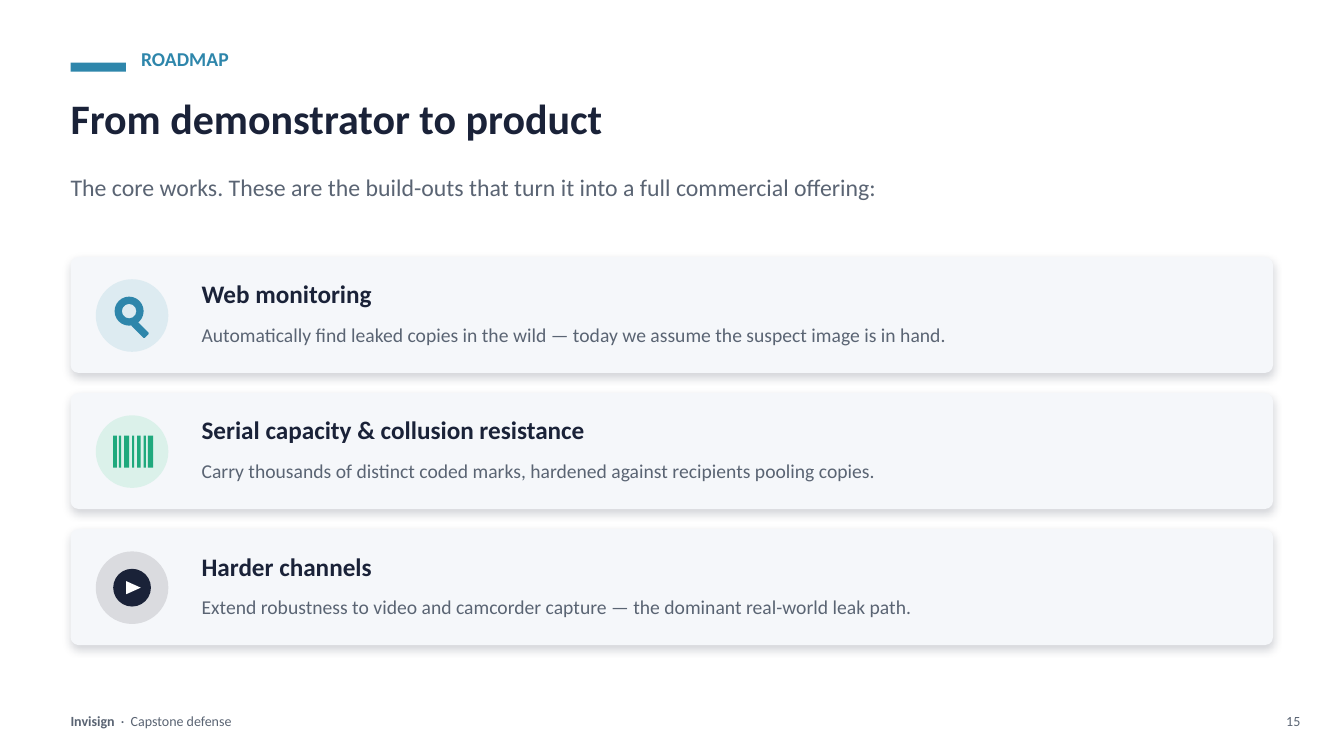
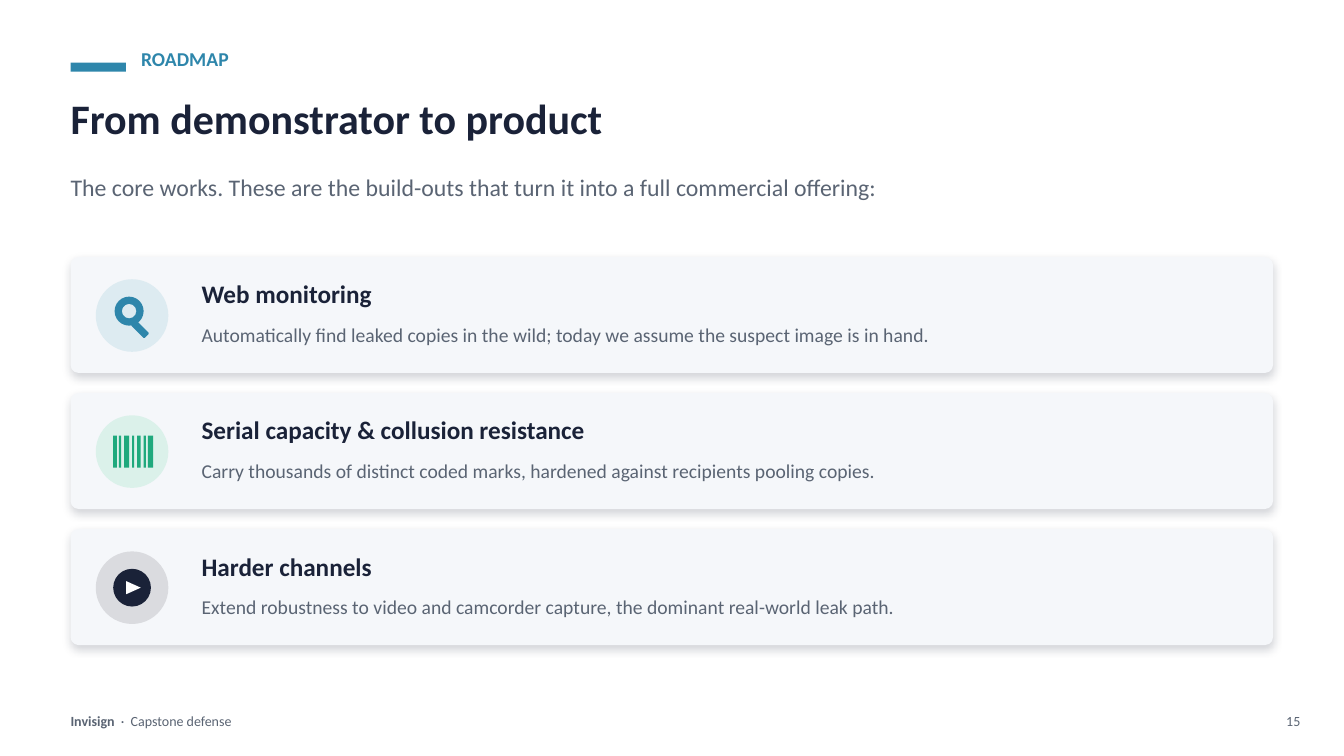
Before and after one commit to fvaldes0109/invisign, a slide deck: slide 15 of Invisign-Defense.pptx. Drawn at 1344x756 pixels with LibreOffice and Linux fonts; fonts in the diff are those of the drawing. Boxes give left, top, right and bottom in pixels: in the first picture for what was removed or moved away, otherwise in the second. Text is boxed around its words. In the diff, an @@ line names an element or a change of style, - is before the commit and + after.

```diff
--- a/Invisign-Defense.pptx
+++ b/Invisign-Defense.pptx
@@ text at [202, 328, 928, 346]: text changed @@
-Automatically find leaked copies in the wild — today we assume the suspect image is in hand.
+Automatically find leaked copies in the wild; today we assume the suspect image is in hand.
@@ text at [202, 600, 893, 617]: text changed @@
-Extend robustness to video and camcorder capture — the dominant real-world leak path.
+Extend robustness to video and camcorder capture, the dominant real-world leak path.
```
Also in this commit, not shown: 11 other slides changed, 4 other files.
